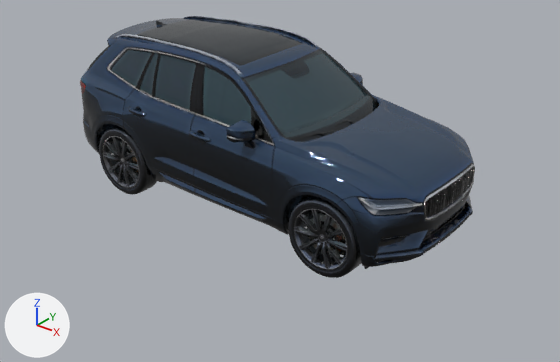
What one commit did to the glTF model apps/web/lib/website-build/studio/cinematic-assets/nord-r.glb.
Rendered twice from a 50 mm camera at (1.095, -1.307, 0.676) aimed at (0.066, -0.022, -0.121). Every picture has the same lights, and +X, +Y and +Z are marked at lower left. The picture after the commit comes second.

Objects in the first picture: 'tripo_node_9c6b0f9a-4f60-4ffb-b4e9-2d815893bde7'.
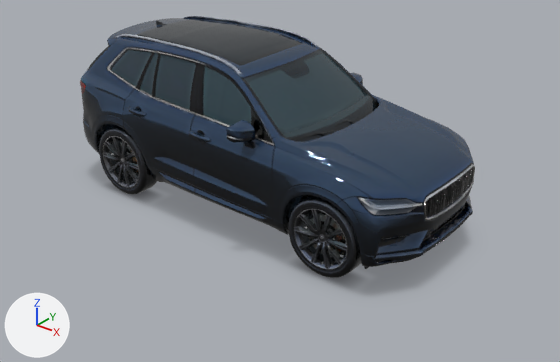
Edits to the scene script, one JSON object a line:
```json
{"op": "add", "block": "img_image_3", "code": ["img_image_3 = load_image('Image_3', '_unpacked/Image_3', 512, 256, 'sRGB')"]}
{"op": "add", "block": "mat_nord_r_contact_shadow", "code": ["mat_nord_r_contact_shadow = bpy.data.materials.new('Nord R contact shadow')", "# uses the picture img_image_3"]}
{"op": "add", "block": "me_contact_on_showroom_floor", "code": ["me_contact_on_showroom_floor = bpy.data.meshes.new('Contact on showroom floor')", "me_contact_on_showroom_floor.from_pydata(...)  # 4 vertices, 2 faces; spans x -0.57..0.57, y -0.29..0.29, z -0.195", "me_contact_on_showroom_floor.materials.append(mat_nord_r_contact_shadow)"]}
{"op": "add", "block": "ob_contact_on_showroom_floor", "code": ["ob_contact_on_showroom_floor = bpy.data.objects.new('Contact on showroom floor', me_contact_on_showroom_floor)", "ob_contact_on_showroom_floor.location = (0.0, 0.0, 0.0)"]}
```

Pixel boxes (x1, y1, x2, y2) of what changed, in the pictures (560 x 362 px):
```json
{"object": "Contact on showroom floor", "change": "added", "after": [107, 181, 451, 287]}
```
